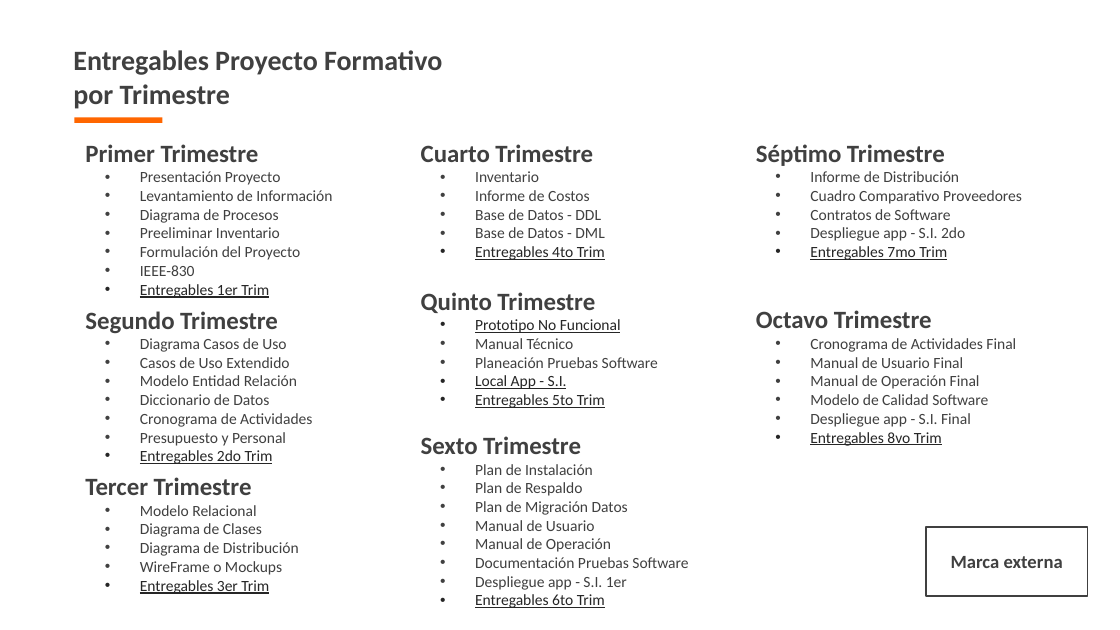
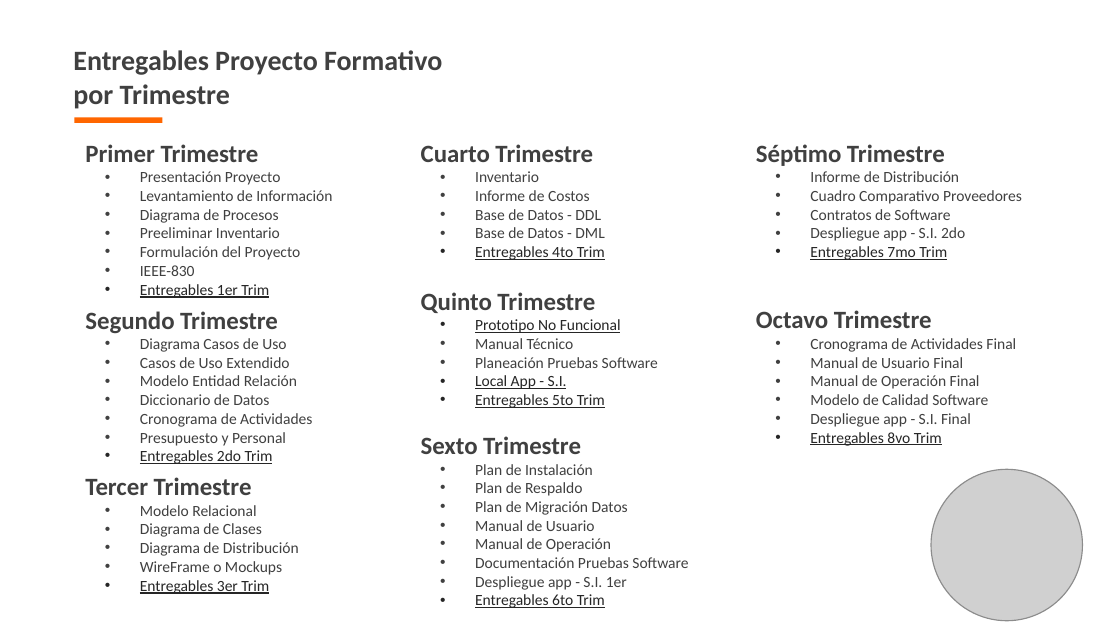
Before and after one commit to 9anavaleria/Proyecto, a slide deck: slide 14 of app/app_documentacion/1er_trim/1_1_proyecto/1_1_1_presentacion_proyecto.pptx (slide 12 before the commit). Drawn at 1120x630 pixels with LibreOffice and Linux fonts; fonts in the diff are those of the drawing; grey boxes stand for pictures; background and template pictures are left out. Boxes give left, top, right and bottom in pixels: in the first picture for what was removed or moved away, otherwise in the second. Text is boxed around its words. In the diff, an @@ line names an element or a change of style, - is before the commit and + after.

```diff
--- a/app/app_documentacion/1er_trim/1_1_proyecto/1_1_1_presentacion_proyecto.pptx
+++ b/app/app_documentacion/1er_trim/1_1_proyecto/1_1_1_presentacion_proyecto.pptx
@@ picture added at box(931, 469, 1082, 620) @@
@@ rectangle removed at box(926, 528, 1088, 597) @@
@@ text removed at box(951, 556, 1063, 568) @@
-Marca externa
```
Also in this commit, not shown: 4 other slides changed, 10 slides added, 7 slides removed, 3 other files.
